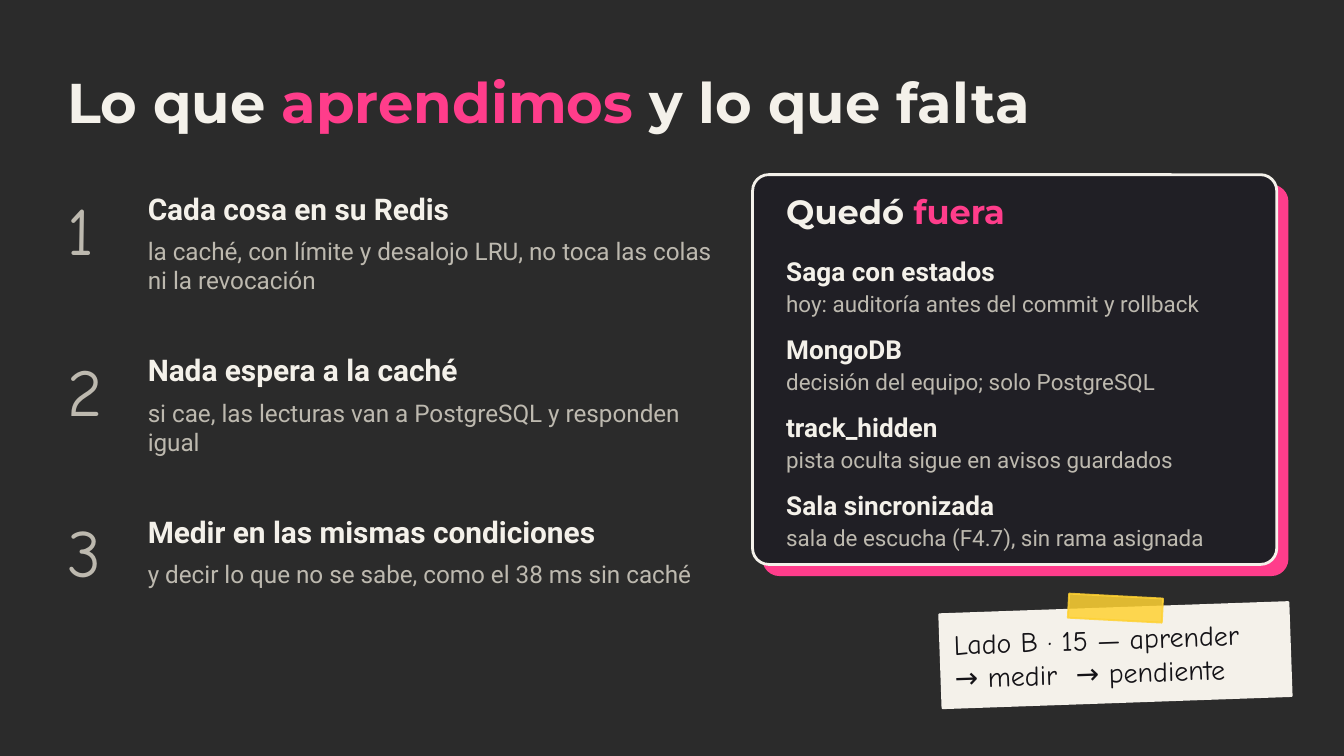
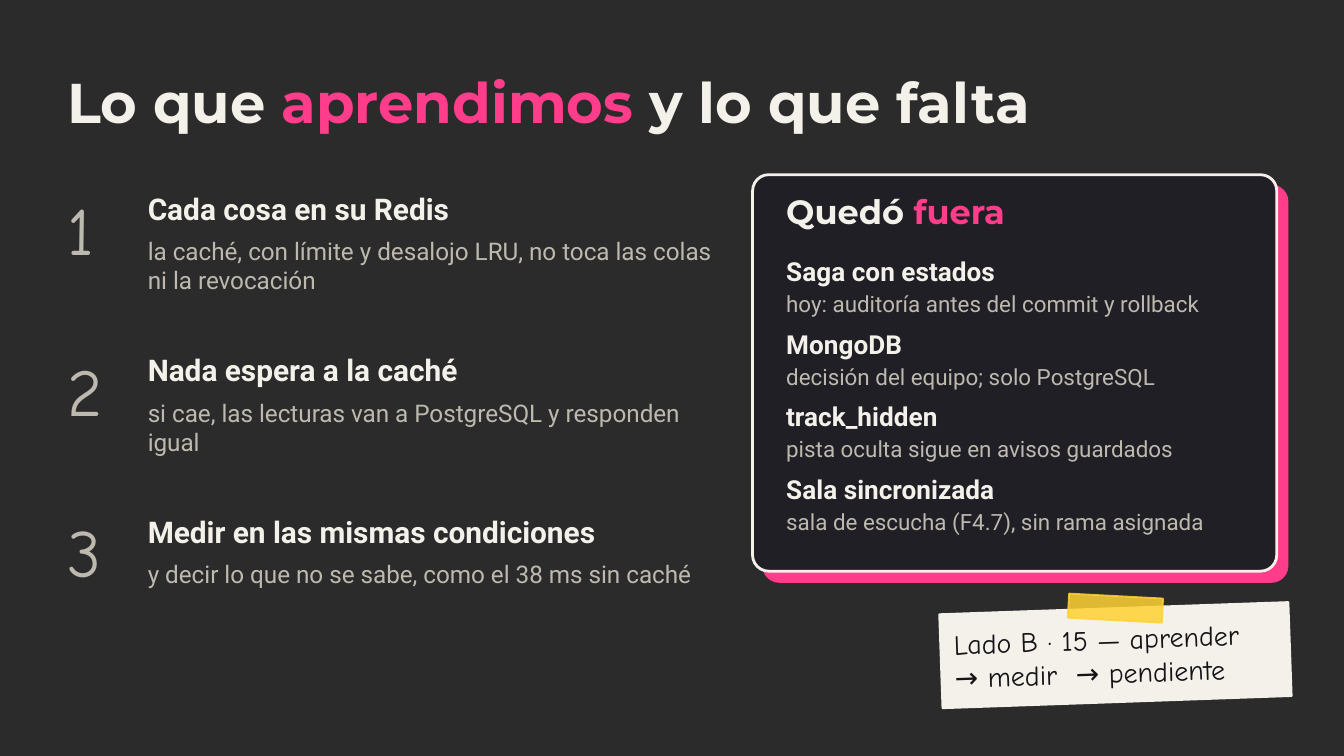
Before and after one commit to ChristianFRZ/FLDSMDFR, a slide deck: slide 15 of docs/presentacion/meloxo.pptx. Drawn at 1344x756 pixels with LibreOffice and Linux fonts; fonts in the diff are those of the drawing; background and template pictures are left out; a plain dark background stands for a picture behind light text. Boxes give left, top, right and bottom in pixels: in the first picture for what was removed or moved away, otherwise in the second. Text is boxed around its words. In the diff, an @@ line names an element or a change of style, - is before the commit and + after.

```diff
--- a/docs/presentacion/meloxo.pptx
+++ b/docs/presentacion/meloxo.pptx
@@ rounded rectangle: place and size @@
-rounded rectangle at [753,175,1277,564]
+rounded rectangle at [753,175,1277,571]
@@ rounded rectangle: place and size @@
-rounded rectangle at [763,185,1288,575]
+rounded rectangle at [763,185,1288,582]
@@ text "MongoDB": place and size @@
-text "MongoDB" at [786,340,902,365]
+text "MongoDB" at [786,335,902,360]
@@ text "decisión del equipo; solo PostgreSQL": place and size @@
-text "decisión del equipo; solo PostgreSQL" at [786,373,1155,395]
+text "decisión del equipo; solo PostgreSQL" at [786,368,1155,390]
@@ text "track_hidden": place and size @@
-text "track_hidden" at [786,417,937,440]
+text "track_hidden" at [786,406,937,429]
@@ text "pista oculta sigue en avisos ...": place and size @@
-text "pista oculta sigue en avisos ..." at [786,451,1173,473]
+text "pista oculta sigue en avisos ..." at [786,440,1173,462]
@@ text "Sala sincronizada": place and size @@
-text "Sala sincronizada" at [786,495,994,516]
+text "Sala sincronizada" at [786,479,994,500]
@@ text "sala de escucha (F4.7), sin ...": place and size @@
-text "sala de escucha (F4.7), sin ..." at [786,528,1204,551]
+text "sala de escucha (F4.7), sin ..." at [786,512,1204,535]
```
Also in this commit, not shown: 6 other slides changed, 5 other files.
